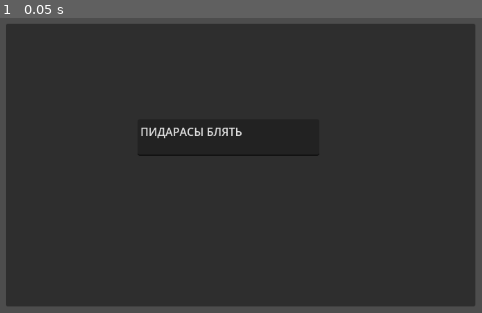
Above: before the commit, frame 1.
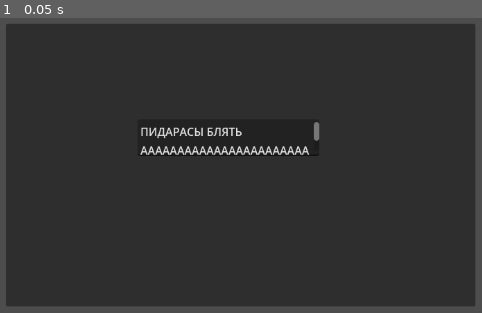
Above: after the commit, the same moment.

Repository: SpaceRasser/godot-rgm-studio
Game: Godot game, scene res://Scenes/panel.tscn
Same seed, same stepped clock (60 frames per second), same inputs: the game is played once before the commit and once after it. The project has no main scene, so this scene is started directly.
Inputs:
- Up to frame 1 (0.05 s): no input

The runs differ from the first frame. In frame 1, 0.7% of the frame differs, in the area x 29-67%, y 35-47%.

Commit message:
АААААААААААААААААААААА
АААА

Diff:
--- a/Scenes/panel.tscn
+++ b/Scenes/panel.tscn
@@ -12,4 +12,7 @@
 offset_top = 138.0
 offset_right = 452.0
 offset_bottom = 191.0
-text = "ПИДАРАСЫ БЛЯТЬ"
+text = "ПИДАРАСЫ БЛЯТЬ
+ААААААААААААААААААААААА"
+placeholder_text = "ТЫ
+"
